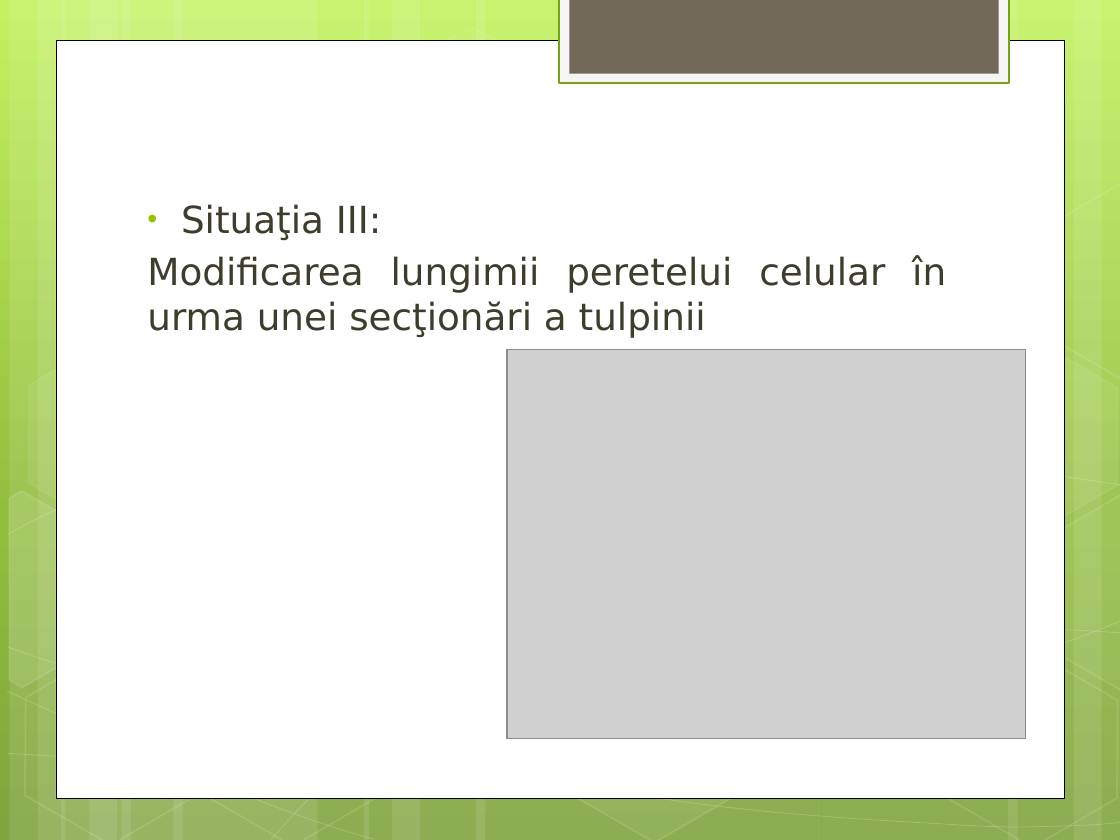
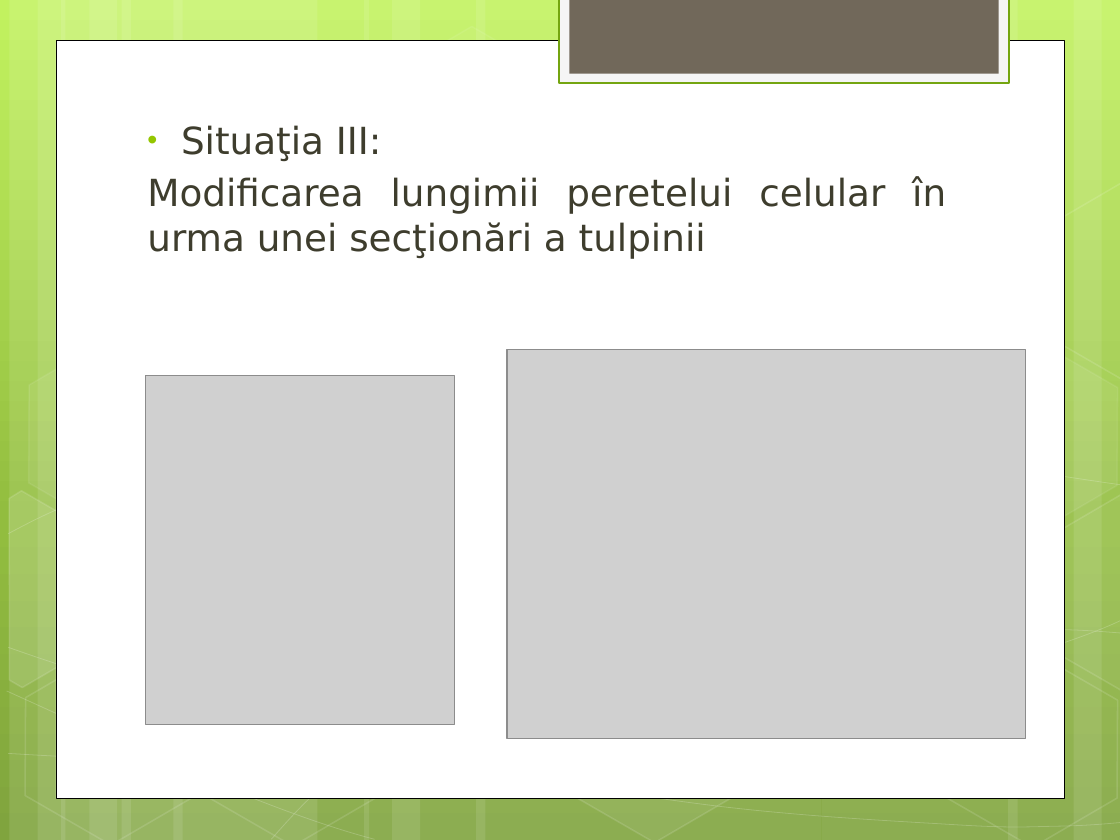
Before and after one commit to Sebi08/Licenta2017DarieSebastian, a slide deck: slide 13 of Darie Sebastian - Modelarea matematică a biosistemelor_final.pptx (slide 15 before the commit). Drawn at 1120x840 pixels with LibreOffice and Linux fonts; fonts in the diff are those of the drawing; grey boxes stand for pictures. Boxes give left, top, right and bottom in pixels: in the first picture for what was removed or moved away, otherwise in the second. Text is boxed around its words. In the diff, an @@ line names an element or a change of style, - is before the commit and + after.

```diff
--- a/Darie Sebastian - Modelarea matematică a biosistemelor_final.pptx
+++ b/Darie Sebastian - Modelarea matematică a biosistemelor_final.pptx
@@ text "Situaţia III:": place and size @@
-text "Situaţia III:" at (147, 204, 946, 338)
+text "Situaţia III:" at (147, 125, 946, 259)
@@ picture added at (146, 376, 455, 725) @@
```
Also in this commit, not shown: 3 other slides changed, 2 slides removed.
